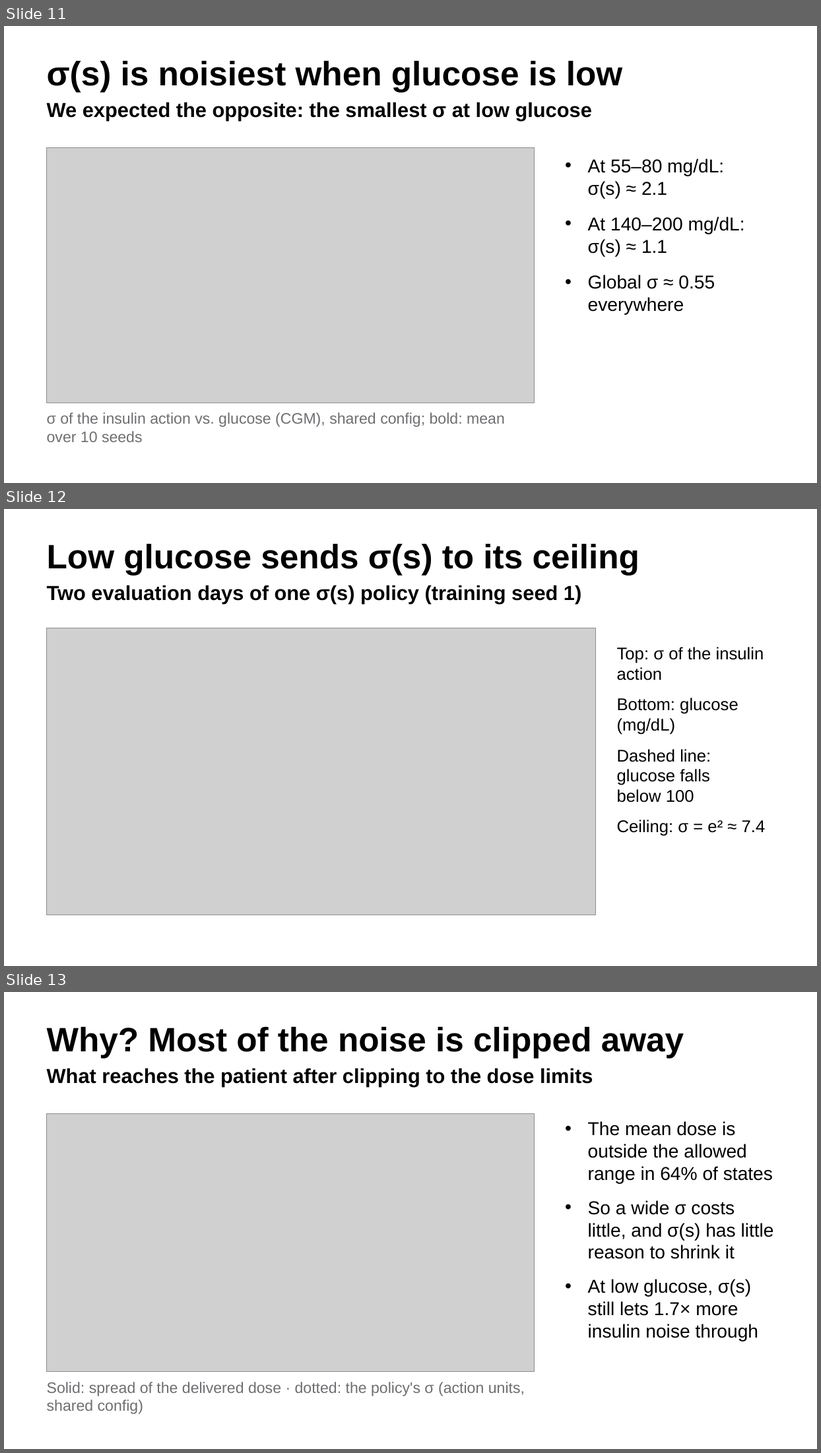
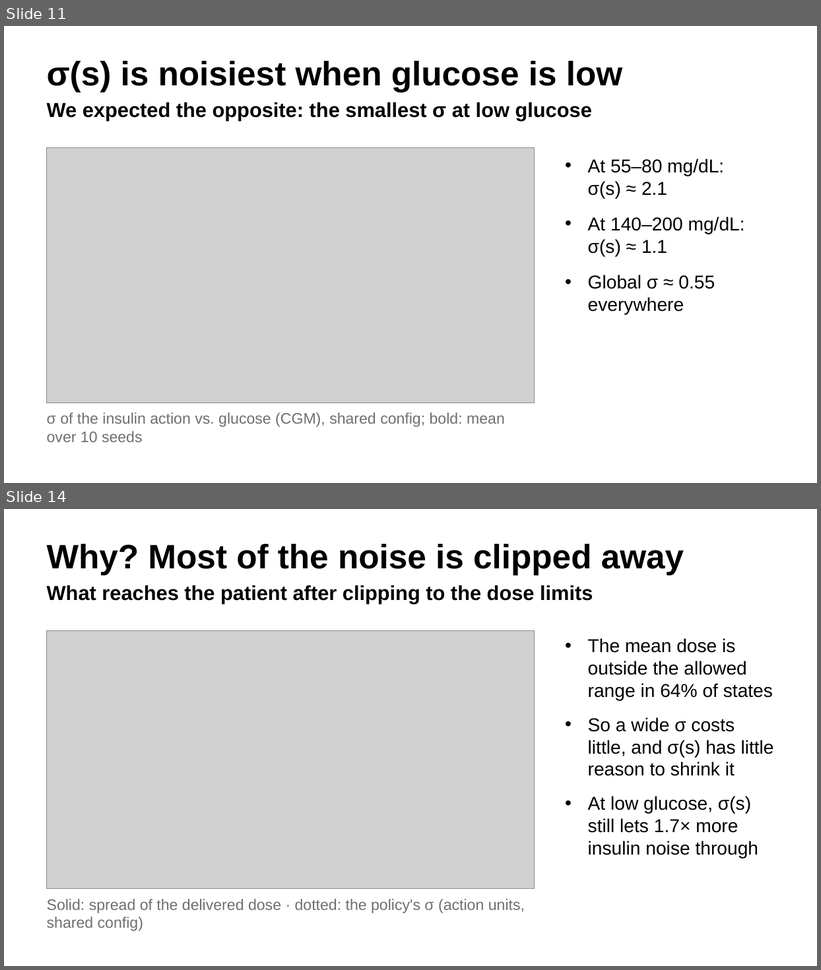
Before and after one commit to rosawoo/ppo_global_sd, a slide deck: slides/talk_simglucose.pptx. Shown one above the other, each under a label of ours: slides 11, 12 and 13 before the commit, slides 11 and 14 after it; the slides between them are not shown. The pictures are 821x1453 and 821x970 pixels, drawn with LibreOffice and Linux fonts; fonts in the diff are those of the drawing; grey boxes stand for pictures. Boxes give left, top, right and bottom in pixels: in the first picture for what was removed or moved away, otherwise in the second. Text is boxed around its words. In the diff, an @@ line names an element or a change of style, - is before the commit and + after.

```diff
--- a/slides/talk_simglucose.pptx
+++ b/slides/talk_simglucose.pptx
@@ slide 12 removed at <box>4,509,817,966</box>, background #FFFFFF @@
@@ title removed at <box>47,543,640,575</box> @@
-Low glucose sends σ(s) to its ceiling
@@ text removed at <box>47,585,582,604</box> @@
-Two evaluation days of one σ(s) policy (training seed 1)
@@ picture removed at <box>47,628,596,916</box> @@
@@ text removed at <box>617,647,766,836</box> @@
-Top: σ of the insulin action
-Bottom: glucose (mg/dL)
-Dashed line: glucose falls below 100
-Ceiling: σ = e² ≈ 7.4
@@ what was slide 13 is now slide 14 @@
```
Also in this commit, not shown: 2 slides added, 18 other files.
